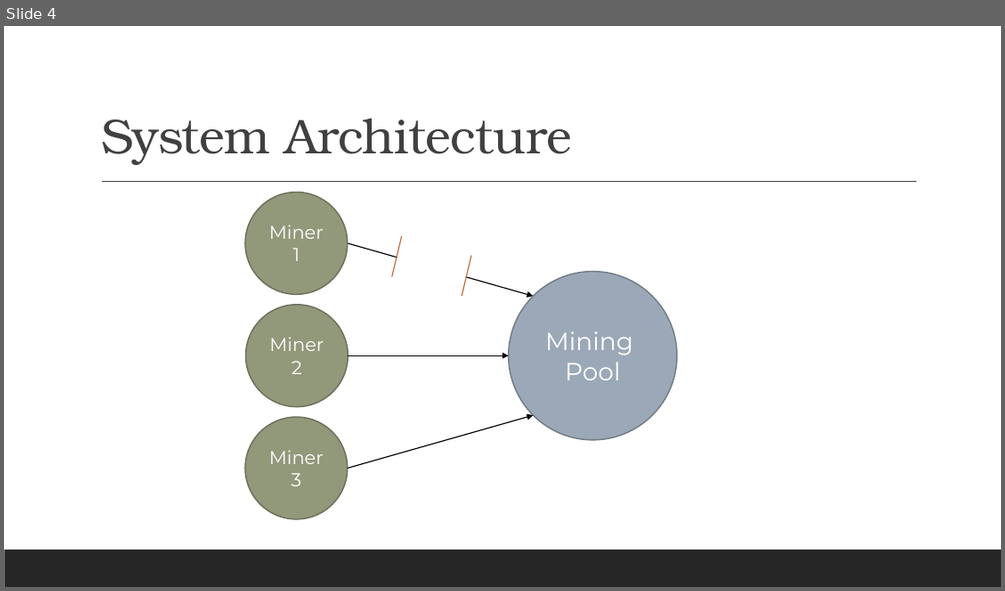
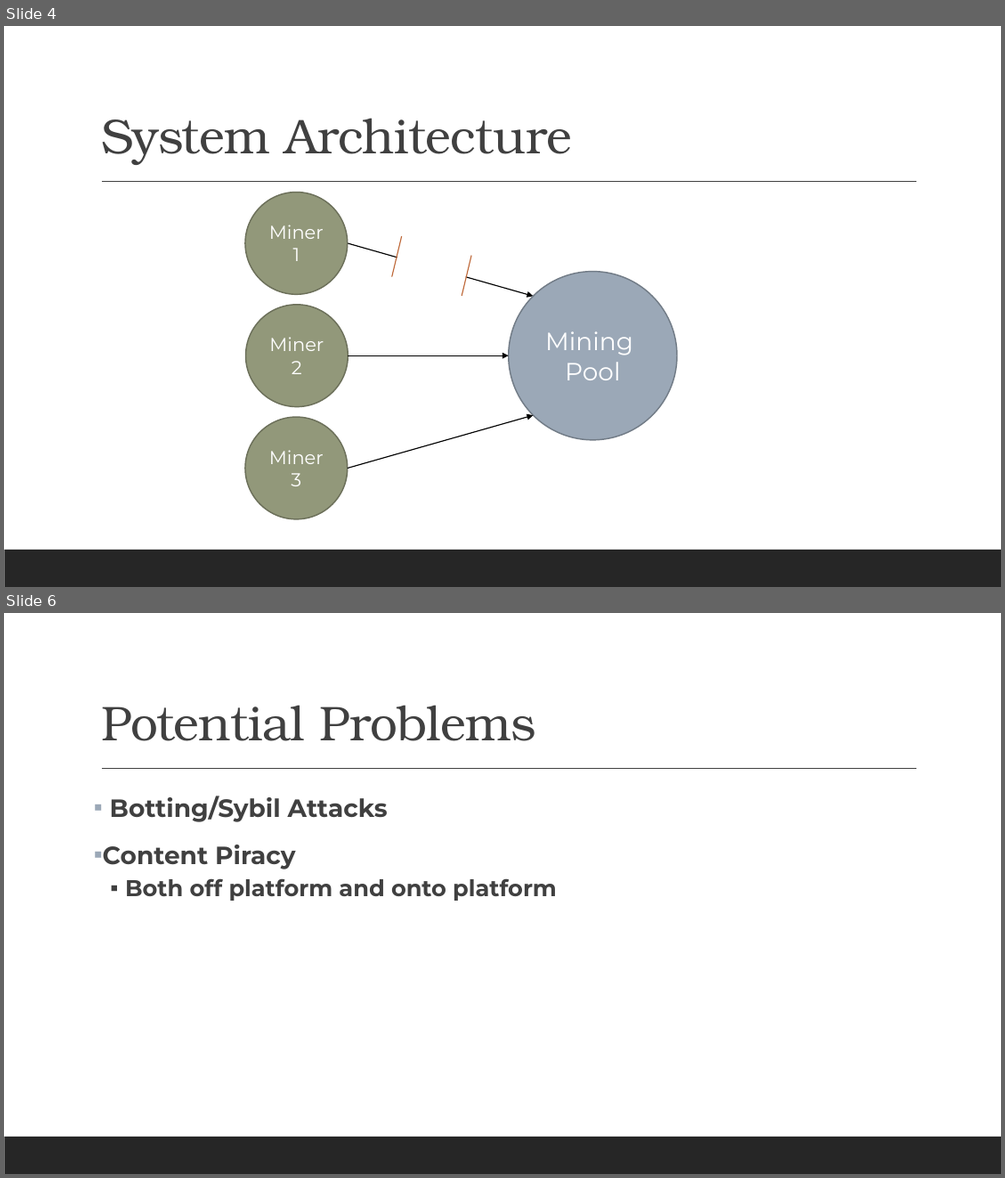
Before and after one commit to BBThornton/CryptoProject, a slide deck: Notes/Title Lorem Ipsum.pptx. Shown one above the other, each under a label of ours: slide 4 before the commit, slides 4 and 6 after it; the slides between them are not shown. The pictures are 1005x591 and 1005x1178 pixels, drawn with LibreOffice and Linux fonts; fonts in the diff are those of the drawing. Boxes give left, top, right and bottom in pixels: in the first picture for what was removed or moved away, otherwise in the second. Text is boxed around its words. In the diff, an @@ line names an element or a change of style, - is before the commit and + after.

```diff
--- a/Notes/Title Lorem Ipsum.pptx
+++ b/Notes/Title Lorem Ipsum.pptx
@@ slide 6 added at box(4, 613, 1001, 1174), background #FFFFFF; not listed: 2 template elements that a slide beside it also shows @@
@@ title added at box(101, 705, 537, 741), 47 pt, text #404040 @@
+Potential Problems
@@ text added at box(103, 795, 557, 900), 24 pt, text #404040, bold @@
+▪ Botting/Sybil Attacks
+▪ Content Piracy
+  ▪ Both off platform and onto platform
```
Also in this commit, not shown: 3 other slides added, 3 slides removed, 3 other files.
